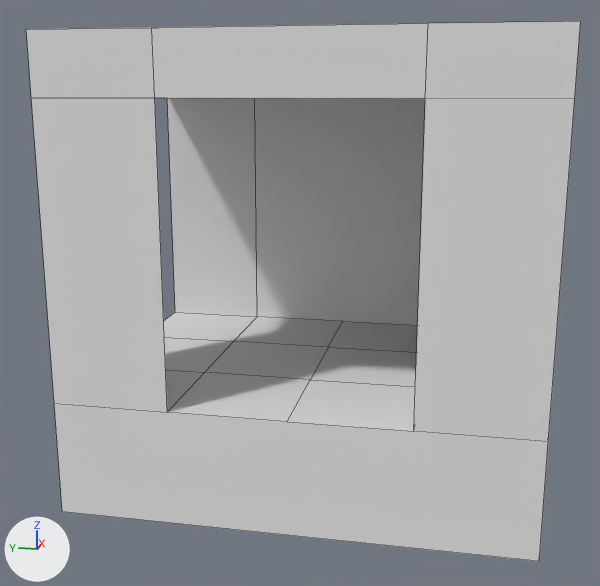
The Blender file Assets/Models/tunnelCurve.blend as it was, and as the next commit left it.
One viewpoint serves both versions: a 50 mm camera at (-16.09, -2.63, 7.13) aimed at (-0.31, 0.53, 3.19). Lighting does not change. The marker at lower left points along +X, +Y and +Z. Mesh edges are drawn as thin lines.

Before the edit, the objects in view are built like this:
```python
me_cube = bpy.data.meshes.new('Cube')
me_cube.from_pydata(...)  # 61 vertices, 54 faces; spans x -1.01..1.01, y -1.01..1.01, z -0.26..1.75
me_cube.materials.append(mat_material)  # its picture is missing
ob_cube = bpy.data.objects.new('Cube', me_cube)
ob_cube.location = (0.0, 0.0, 1.02)
ob_cube.scale = (3.98, 3.98, 3.98)
```
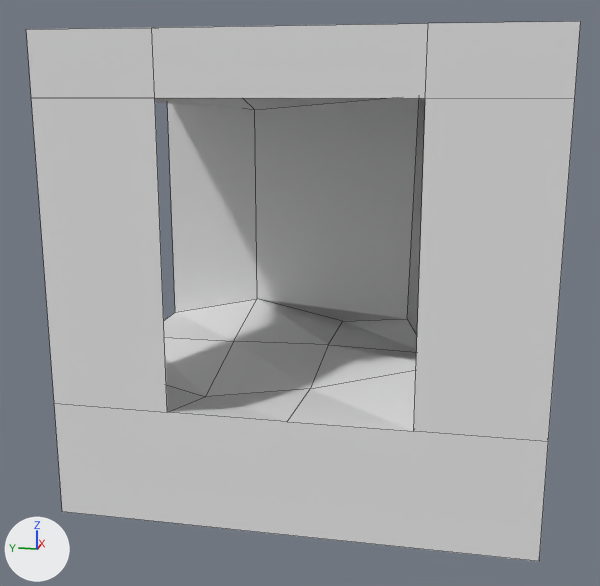
Boxes (x1, y1, x2, y2) around the edits, measured in the pictures (600 x 586 px; the box of a moved part takes in the faces that stretch with it):
part 1 of me_cube, moved or reshaped: before (164, 98, 425, 431); after (155, 98, 425, 431)

What changed in the scene script:
```text
Change me_cube:
    where me_cube.from_pydata(...)  # 61 vertices, 54 faces; spans x -1.01..1.01, y -1.01..1.01, z -0.26..1.75
    used by ob_cube; location = (0.0, 0.0, 1.02); scale = (3.98, 3.98, 3.98)
    me_cube part 1
    me_cube.vertices[12].co: (0.0, 0.0, 0.25) -> (0.0, 0.0, 0.26)  # pixel (328, 347) -> pixel (328, 344)
    me_cube.vertices[24].co: (-0.5, 0.0, 0.25) -> (-0.5, 0.0, 0.2)  # pixel (310, 379) -> pixel (310, 389)
    me_cube.vertices[25].co: (-0.5, 0.5, 0.25) -> (-0.5, 0.5, 0.12)  # pixel (204, 372) -> pixel (205, 396)
    me_cube.vertices[26].co: (0.5, 0.5, 0.25) -> (0.5, 0.5, 0.35)  # pixel (257, 316) -> pixel (257, 298)
    me_cube.vertices[27].co: (0.5, -0.5, 0.25) -> (0.3, -0.38, 0.34)  # not seen -> pixel (407, 318)
    me_cube.vertices[28].co: (-0.5, -0.5, 0.25) -> (-0.5, -0.57, 0.35)
    me_cube.vertices[41].co: (-0.5, 0.5, 1.51) -> (-0.5, 0.5, 1.69)
    me_cube.vertices[42].co: (0.5, 0.5, 1.5) -> (0.5, 0.5, 1.42)  # not seen -> pixel (254, 109)
    me_cube.vertices[43].co: (0.5, -0.5, 1.5) -> (0.28, -0.41, 1.5)
```
